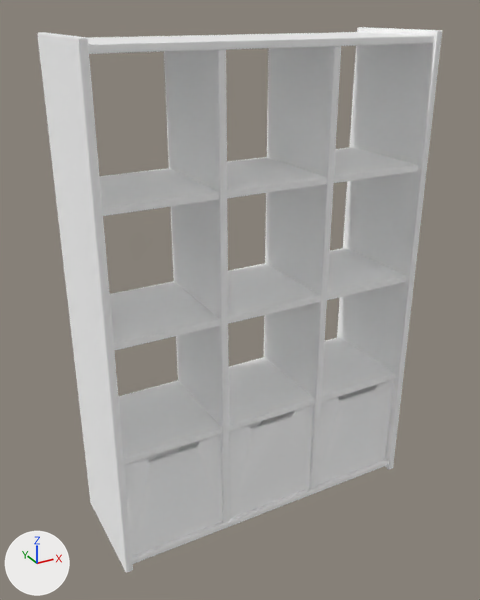
A saved change to the glTF model public/media/furniture/shelves.glb.
One viewpoint serves both versions: a camera (50 mm lens) standing at (-0.98, -1.724, 1.615) and looking at (-0.03, 0.003, 0.752). The axes (+X, +Y, +Z) are drawn at lower left. The lights are the same throughout. The picture after the commit comes second. Where no turn or scale is listed for an object, it has been applied to the vertices. Vertices at exactly the same position are counted once.

The scene before the commit, as lines of its bpy script (objects in view):
```python
me_cube_026 = bpy.data.meshes.new('Cube.026')
me_cube_026.from_pydata(...)  # 1008 vertices, 1499 faces; spans x -0.54..0.54, y -0.19..0.19, z -0.78..0.78
me_cube_026.materials.append(mat_oak)  # white #ffffff
ob_wooden_display_shelves_01 = bpy.data.objects.new('wooden_display_shelves_01', me_cube_026)
ob_wooden_display_shelves_01.location = (0.0, 0.0, 0.778)
```
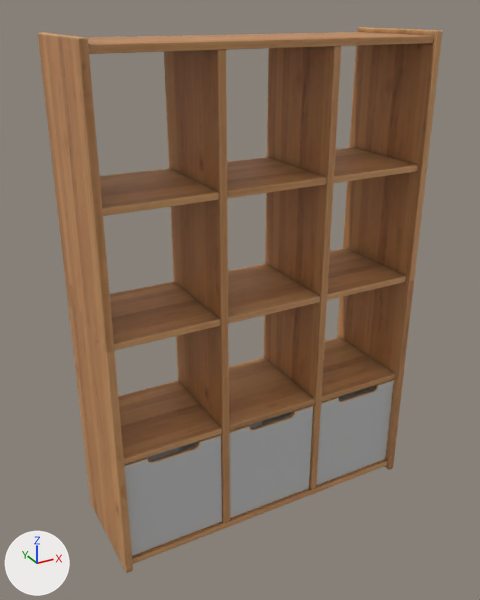
Where the change shows, as pixel boxes (x1, y1, x2, y2) in the pictures (480 x 600 px):
'wooden_display_shelves_01', reshaped
    before: (37, 27, 442, 573)
    after: (38, 27, 443, 573)
part 1 of me_cube_026, built on
    before: (39, 32, 394, 570)
    after: (38, 33, 394, 573)
part 2 of me_cube_026, reshaped (brown)
    after: (337, 27, 439, 469)
part 3 of me_cube_026, recoloured (white to brown)
    before: (44, 31, 442, 572)
    after: (69, 31, 442, 572)

Diff of the bpy script that builds the scene:
```diff
--- a/public/media/furniture/shelves.glb.py
+++ b/public/media/furniture/shelves.glb.py
@@ img_wooden_display_shelves_01_metal_wooden_display_shelves_01_rough @@
+img_wooden_display_shelves_01_metal_wooden_display_shelves_01_rough = load_image('wooden_display_shelves_01_metal-wooden_display_shelves_01_rough', '_unpacked/wooden_display_shelves_01_metal-wooden_display_shelves_01_rough', 1024, 1024, 'Non-Color')
@@ img_wooden_display_shelves_01_nor_gl @@
+img_wooden_display_shelves_01_nor_gl = load_image('wooden_display_shelves_01_nor_gl', '_unpacked/wooden_display_shelves_01_nor_gl', 1024, 1024, 'Non-Color')
@@ img_wooden_display_shelves_01_diff @@
+img_wooden_display_shelves_01_diff = load_image('wooden_display_shelves_01_diff', '_unpacked/wooden_display_shelves_01_diff', 1024, 1024, 'sRGB')
@@ mat_wooden_display_shelves_01 @@
+mat_wooden_display_shelves_01 = bpy.data.materials.new('wooden_display_shelves_01')
+# uses the picture img_wooden_display_shelves_01_diff
+# uses the picture img_wooden_display_shelves_01_metal_wooden_display_shelves_01_rough
+# uses the picture img_wooden_display_shelves_01_nor_gl
@@ me_cube_026 @@
 # used by ob_wooden_display_shelves_01; location = (0.0, 0.0, 0.778)
-me_cube_026.from_pydata(...)  # 1008 vertices, 1499 faces; spans x -0.54..0.54, y -0.19..0.19, z -0.78..0.78
+me_cube_026.from_pydata(...)  # 1768 vertices, 3000 faces; spans x -0.54..0.54, y -0.19..0.19, z -0.78..0.78
+# me_cube_026 part 1: 24 vertices moved within x -0.54..0.54, y -0.17..0.17, z -0.75..0.0; 6 vertices removed from x -0.52, y -0.18..0.18, z -0.77..0.78; 741 vertices added at x -0.54..0.54, y -0.18..0.18, z -0.78..0.78
+# me_cube_026 part 2: 1 vertex removed from x 0.53, y 0.18, z 0.78; 26 vertices added at x 0.51..0.54, y -0.18..0.18, z 0.75..0.78
+# me_cube_026 part 3: 400 faces spanning x -0.54..0.54, y -0.19..0.19, z -0.78..0.78 switch from mat_oak (white #ffffff) to mat_wooden_display_shelves_01
```
